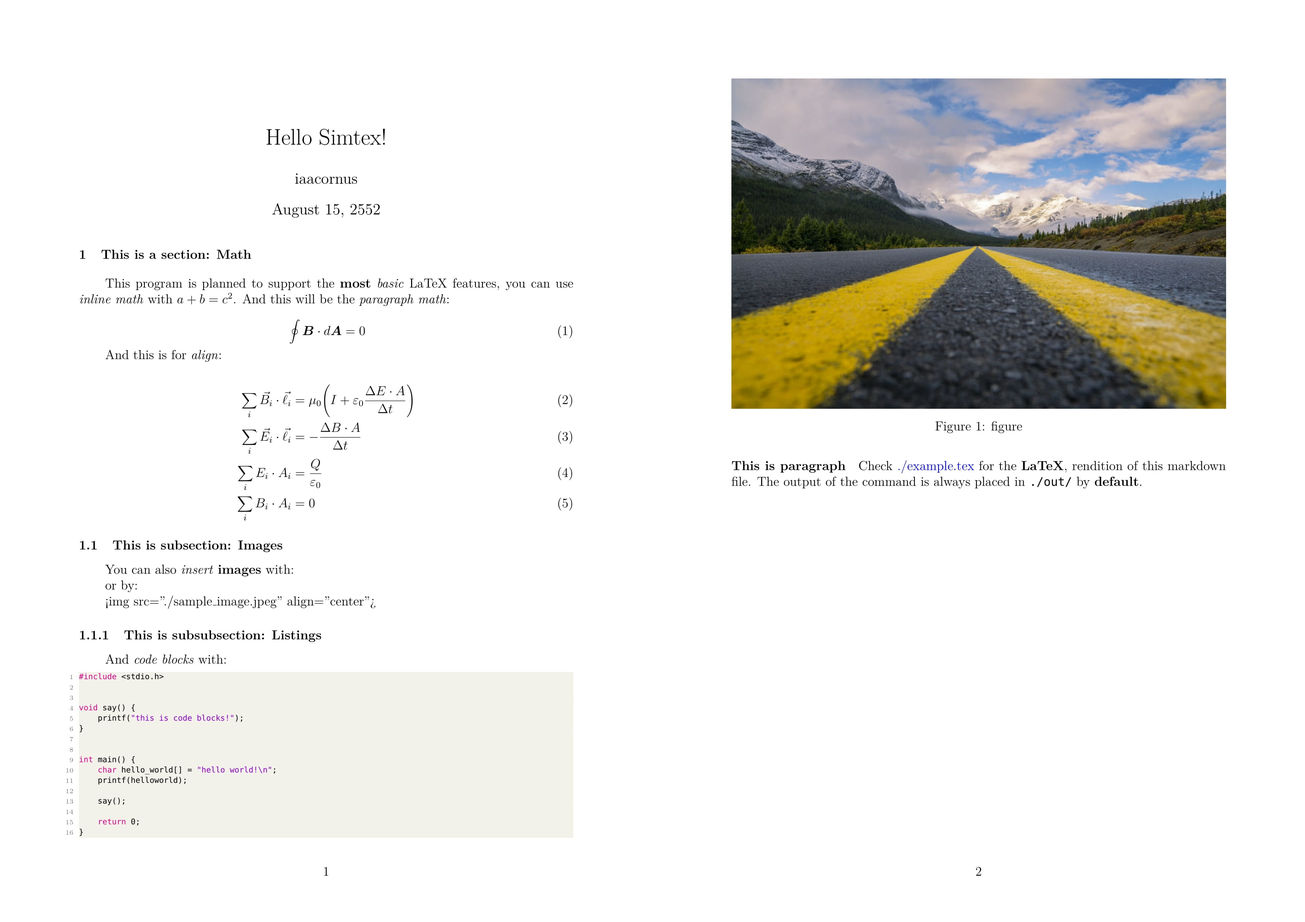
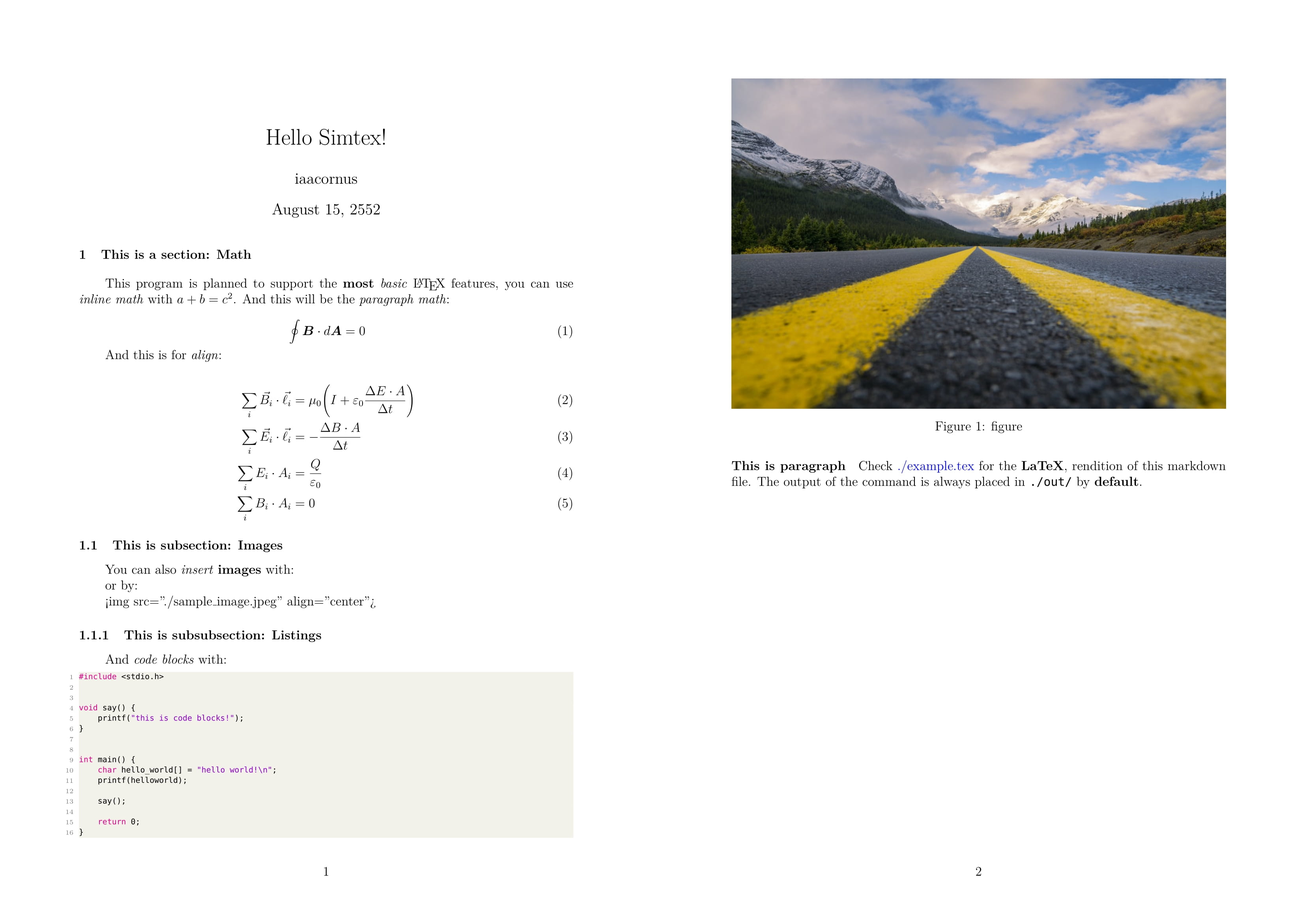
Revision of a layered 1305×922 image; what changed, layer by layer:
moved "hello-1.jpg" above "hello-2.jpg", painted on it over bbox(111, 141, 572, 664)
